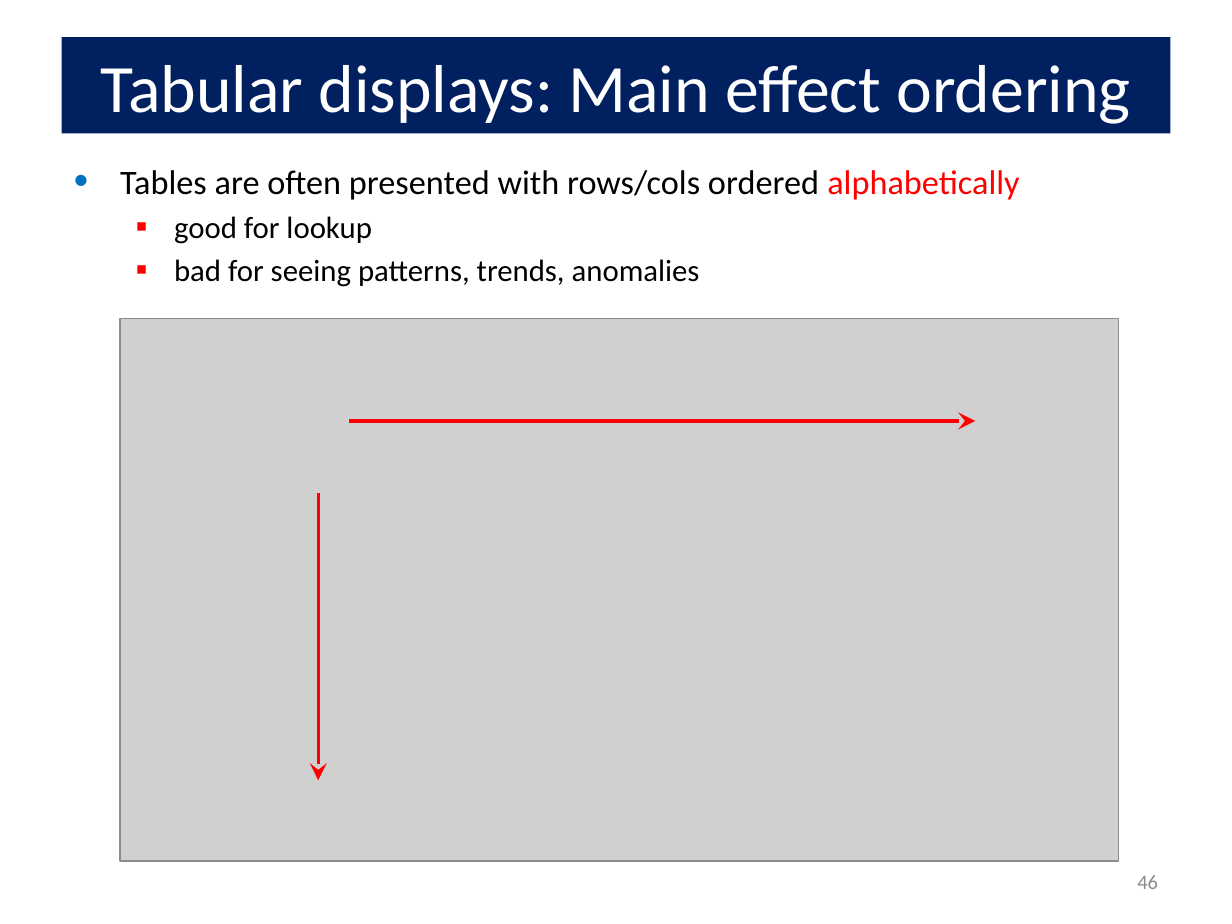
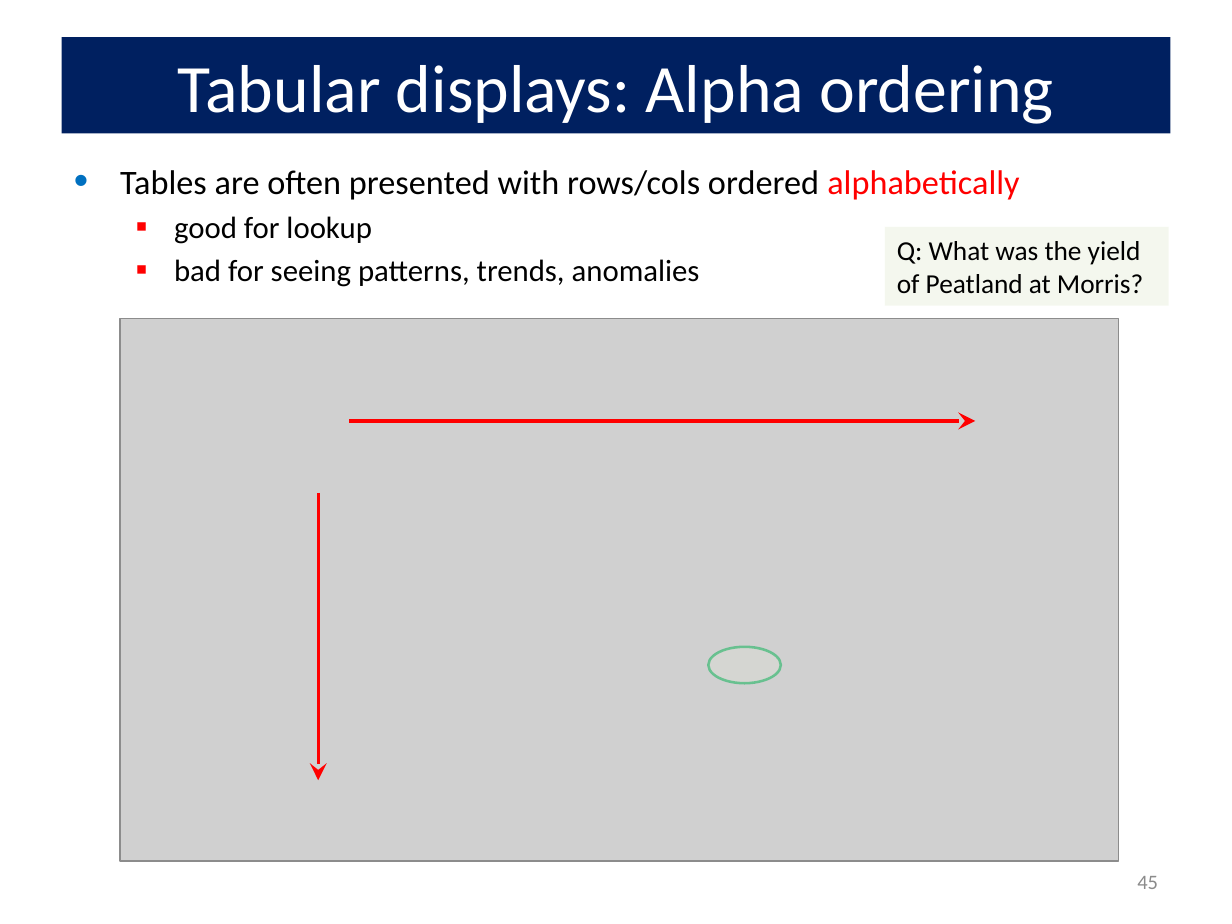
Before and after one commit to friendly/psy6136, a slide deck: slide 45 of lectures/01-Overview.pptx (slide 46 before the commit). Drawn at 1232x924 pixels with LibreOffice and Linux fonts; fonts in the diff are those of the drawing; grey boxes stand for pictures. Boxes give left, top, right and bottom in pixels: in the first picture for what was removed or moved away, otherwise in the second. Text is boxed around its words. In the diff, an @@ line names an element or a change of style, - is before the commit and + after.

```diff
--- a/lectures/01-Overview.pptx
+++ b/lectures/01-Overview.pptx
@@ title at [178,65,1053,124]: text changed @@
-Tabular displays: Main effect ordering
+Tabular displays: Alpha ordering
@@ rectangle added at [885,227,1168,306], fill #EBF1DE at 50% opacity, 16 pt, text #000000 @@
+Q: What was the yield of Peatland at Morris?
@@ ellipse added at [708,647,781,684], fill #EBF1DE at 20% opacity, outline #00B050 1.5 pt @@
@@ page number at [1137,876,1158,889]: text changed @@
-46
+45
```
Also in this commit, not shown: 15 other slides changed, 2 slides added, 1 slide removed, 7 other files.
